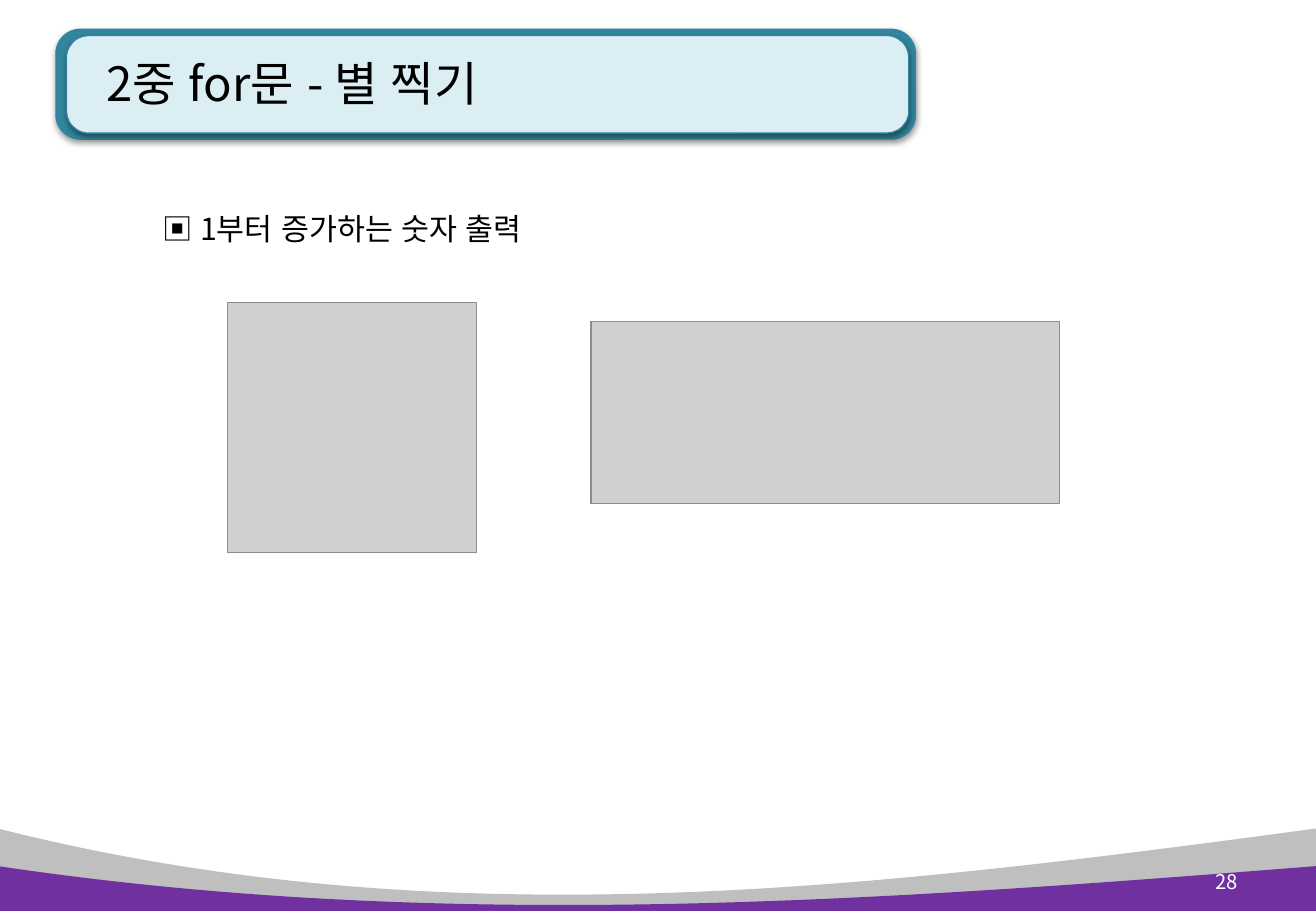
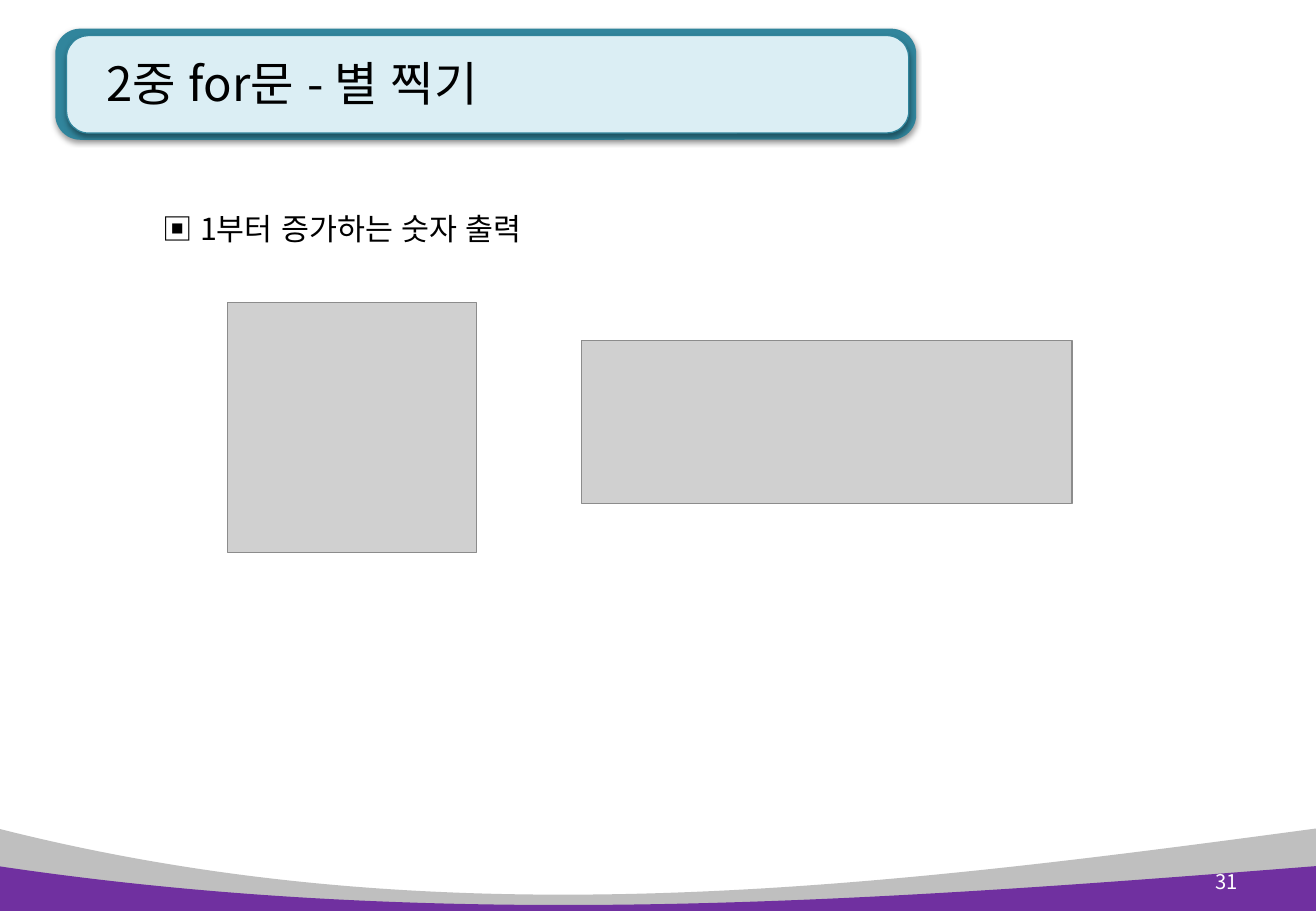
Before and after one commit to kiyongee2/green_pyworks, a slide deck: slide 31 of python_ppt_2023/Python 3장. 제어문(조건, 반복).pptx (slide 28 before the commit). Drawn at 1316x911 pixels with LibreOffice and Linux fonts; fonts in the diff are those of the drawing; grey boxes stand for pictures. Boxes give left, top, right and bottom in pixels: in the first picture for what was removed or moved away, otherwise in the second. Text is boxed around its words. In the diff, an @@ line names an element or a change of style, - is before the commit and + after.

```diff
--- a/python_ppt_2023/Python 3장. 제어문(조건, 반복).pptx
+++ b/python_ppt_2023/Python 3장. 제어문(조건, 반복).pptx
@@ picture: place and size @@
-picture at (592, 322, 1060, 504)
+picture at (582, 341, 1073, 504)
@@ page number at (1216, 868, 1238, 890): text changed @@
-28
+31
```
Also in this commit, not shown: 7 other slides changed, 5 slides added, 3 other files.
